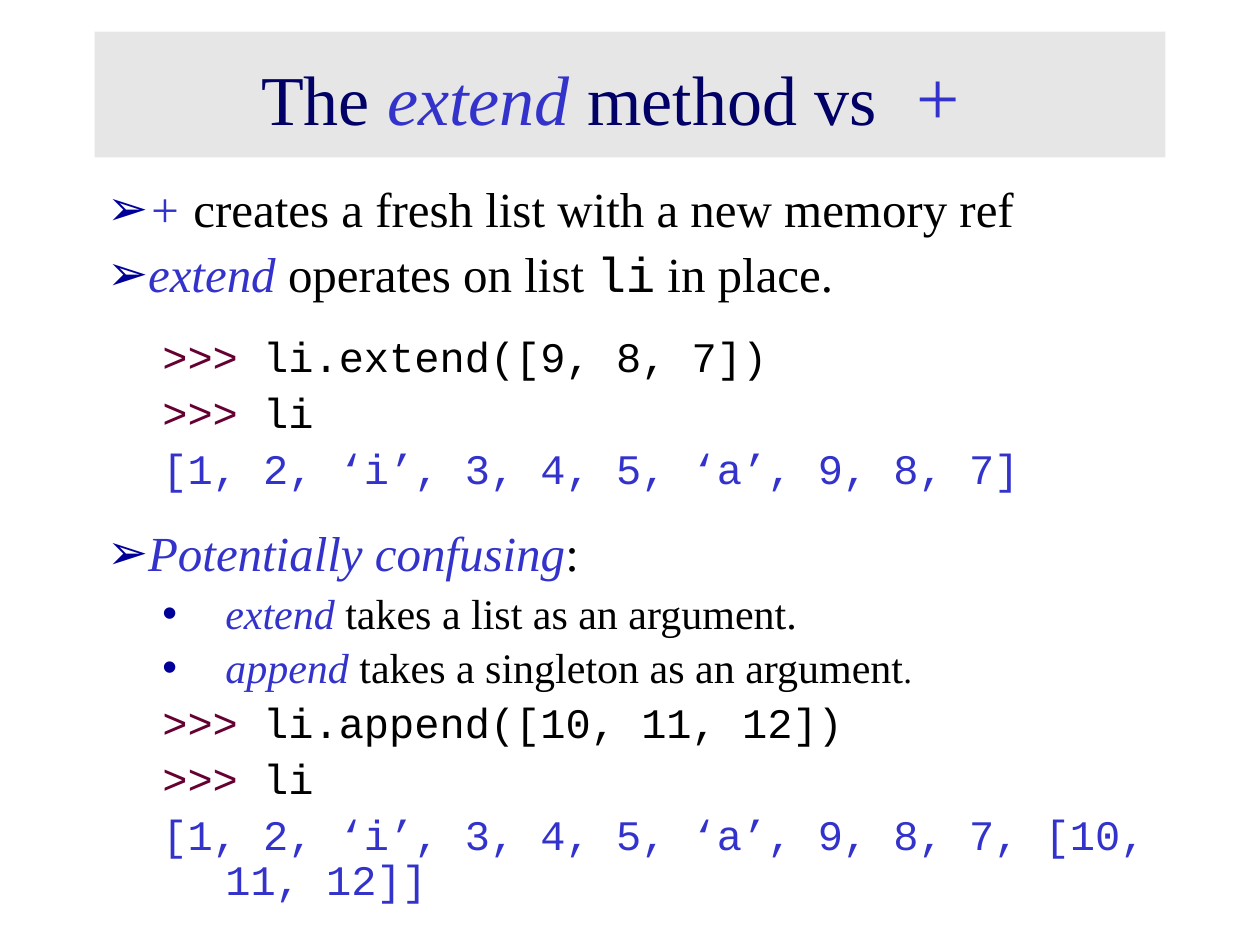
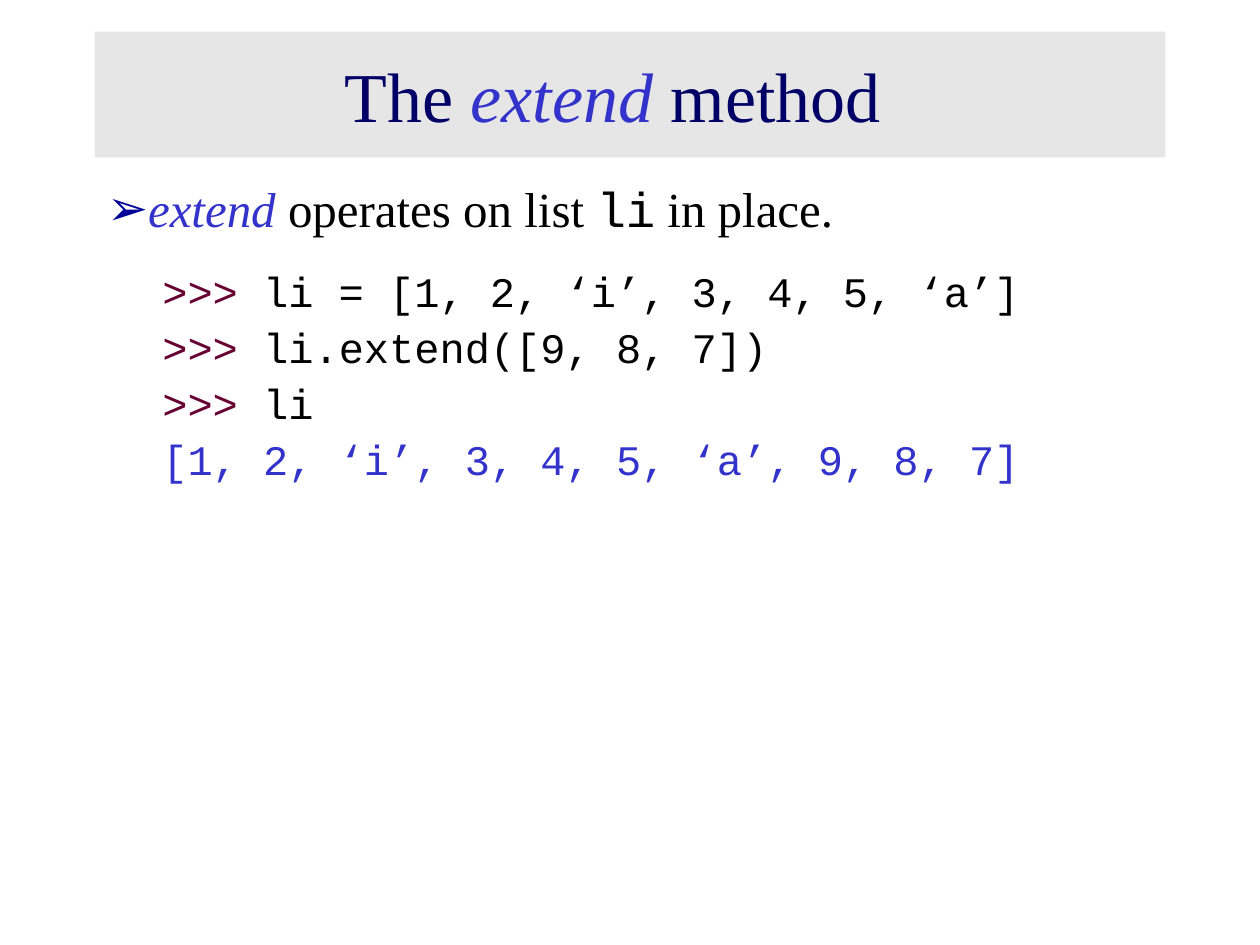
Before and after one commit to raaes0123/Python-training-resource, a slide deck: slide 20 of Python Day 2.ppt (slide 21 before the commit). Drawn at 1260x945 pixels with LibreOffice and Linux fonts; fonts in the diff are those of the drawing. Boxes give left, top, right and bottom in pixels: in the first picture for what was removed or moved away, otherwise in the second. Text is boxed around its words. In the diff, an @@ line names an element or a change of style, - is before the commit and + after.

```diff
--- a/Python Day 2.ppt
+++ b/Python Day 2.ppt
@@ title at (345,73,881,123): text changed @@
-The extend method vs +
+The extend method
@@ text at (193,192,1013,236): paragraph removed @@
-➢ + creates a fresh list with a new memory ref
@@ text at (263,277,1020,316): paragraph added @@
+  >>> li = [1, 2, ‘i’, 3, 4, 5, ‘a’]
@@ text at (148,536,1146,904): paragraphs removed @@
-➢ Potentially confusing:
-  • extend takes a list as an argument.
-  • append takes a singleton as an argument.
-  >>> li.append([10, 11, 12])
-  >>> li
-  [1, 2, ‘i’, 3, 4, 5, ‘a’, 9, 8, 7, [10, 11, 12]]
```
Also in this commit, not shown: 4 other slides changed, 7 slides added, 2 slides removed, 1 other file.
